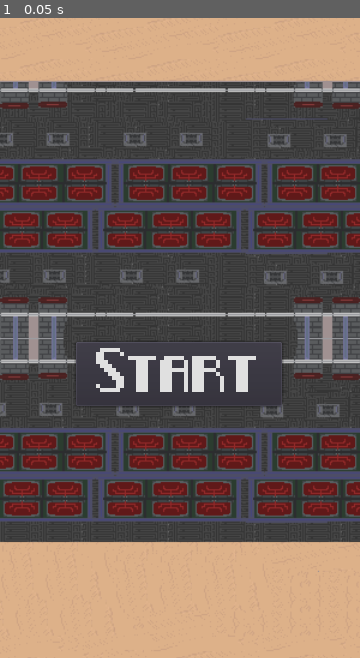
Above: before the commit, frame 1.
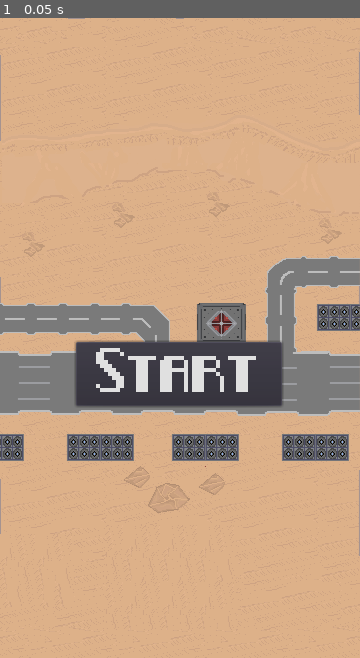
Above: after the commit, the same moment.

Repository: JordonR96/Hyper-Planet
Game: Godot game, scene res://Main.tscn
Two runs of this game, one before a commit and one after it. Both use one fixed random seed, a clock stepped at 60 frames per second and the inputs below. Sound files missing from this copy of the repository are replaced by a short silence.
Inputs:
- Up to frame 1 (0.05 s): no input

The runs differ from the first frame. In frame 1, 65% of the frame differs, in the area x 0-100%, y 0-87%.

Commit message:
Background issues fix
made sure backgrounds fit and work properl;y and minimised line errors on the bgs

Diff:
--- a/Background.gd
+++ b/Background.gd
@@ -1,23 +1,21 @@
 extends Sprite
-
-# get reference to the tileset
 
 var rand_generate = RandomNumberGenerator.new()
 
 var active = true
 
-var total_frames
+export (int) var total_frames
 
 ## todo make selecting a frame a function, give high chance of showing just plain desert
 
 
 func start( start_position):
-	total_frames = get_hframes() + get_vframes()
+
 
 	position.x = start_position.x
 	position.y = start_position.y
 	rand_generate.randomize()
-	var frameIndex = rand_generate.randi_range(0, 17)
+	var frameIndex = rand_generate.randi_range(0, total_frames - 1)
 	set_frame(frameIndex)
 
 
@@ -25,6 +23,6 @@
 	if (active):
 		pass
 	rand_generate.randomize()
-	var frameIndex = rand_generate.randi_range(0,(total_frames -1))
+	var frameIndex = rand_generate.randi_range(0,total_frames -1)
 	#	 move it up
 	position.y = position.y - (640 *  3)
--- a/Background.tscn
+++ b/Background.tscn
@@ -1,19 +1,18 @@
 [gd_scene load_steps=3 format=2]
 
-[ext_resource path="res://Art/BG/Background.png" type="Texture" id=2]
+[ext_resource path="res://Art/tiles/BackgroundNew.png" type="Texture" id=1]
 [ext_resource path="res://Background.gd" type="Script" id=6]
 
 [node name="Sprite" type="Sprite"]
-position = Vector2( 180, 340 )
-scale = Vector2( 1.2, 1.2 )
 z_index = -7
-texture = ExtResource( 2 )
-hframes = 18
+texture = ExtResource( 1 )
+hframes = 22
 frame = 11
 script = ExtResource( 6 )
 __meta__ = {
 "_edit_group_": true
 }
+total_frames = 22
 
 [node name="VisibilityNotifier2D" type="VisibilityNotifier2D" parent="."]
 position = Vector2( -148.334, -306.667 )
--- a/Main.gd
+++ b/Main.gd
@@ -67,7 +67,7 @@
 	Background3 = BackgroundScene.instance()
 	Background1.start(Vector2(180, 320))
 	Background2.start(Vector2(180,(320 - 640)))
-	Background3.start(Vector2(189,(320 - (2*640))))
+	Background3.start(Vector2(180,(320 - (2*640))))
 	add_child(Background1)
 	add_child(Background2)
 	add_child(Background3)
--- a/Main.tscn
+++ b/Main.tscn
@@ -6,6 +6,7 @@
 [ext_resource path="res://Camera2D.tscn" type="PackedScene" id=4]
 [ext_resource path="res://Font/pixel_noir/Pixel-Noir.ttf" type="DynamicFontData" id=5]
 [ext_resource path="res://Music/MainTheme.wav" type="AudioStream" id=6]
+[ext_resource path="res://Background.tscn" type="PackedScene" id=7]
 
 [sub_resource type="DynamicFont" id=1]
 size = 32
@@ -23,7 +24,7 @@
 
 [node name="Main" type="Node2D"]
 script = ExtResource( 1 )
-y_axis_speed = 250
+y_axis_speed = 180
 player_start_position = Vector2( 180, 583 )
 score_increment = 25.0
 
@@ -75,6 +76,9 @@
 
 [node name="Music" type="AudioStreamPlayer" parent="."]
 stream = ExtResource( 6 )
+
+[node name="Sprite" parent="." instance=ExtResource( 7 )]
+position = Vector2( 180, 320 )
 [connection signal="spawn" from="Camera2D/HUD/SpawnManager" to="." method="_on_SpawnManager_spawn"]
 [connection signal="pressed" from="Camera2D/HUD/StartButton" to="." method="_start_game"]
 [connection signal="timeout" from="ScoreTimer" to="." method="_on_ScoreTimer_timeout"]
--- a/SpawnManager.gd
+++ b/SpawnManager.gd
@@ -60,6 +60,8 @@
 # unchanging master lists
 var  leftMasterList = [ MScene, EDScene, HSScene]
 var  rightMasterList = [ MScene, EDScene, HSScene]
+
+# TODO make sure all top list are able to be spawned seem to only get homing ship mech and ed
 var  topMasterList = [BSScene, LBScene, CGScene,EPSScene, EPMScene
 , PPScene, BlockadeScene, EDScene, MScene, HSScene]
 
Binary file changed: Art/tiles/Background.png
Binary file added: Art/tiles/BackgroundNew.png
Binary file changed: Art/tiles/NewTestBg.aseprite
Not shown: 1 places in Main.tscn that only renumber resources
